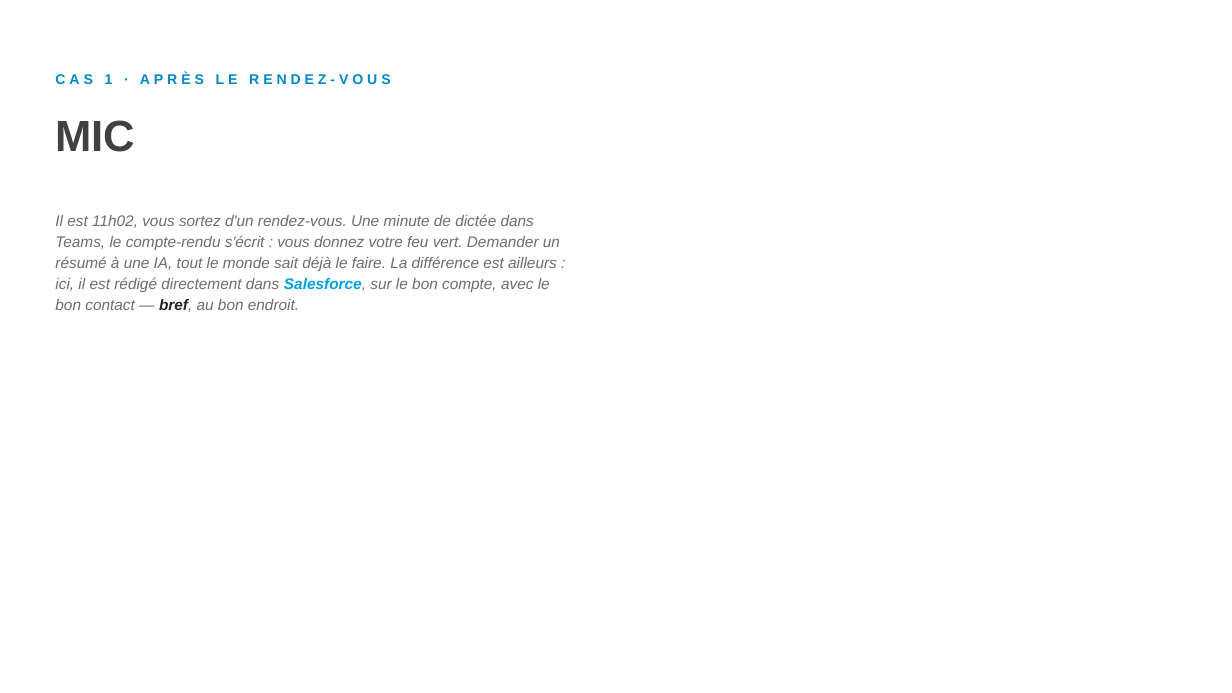
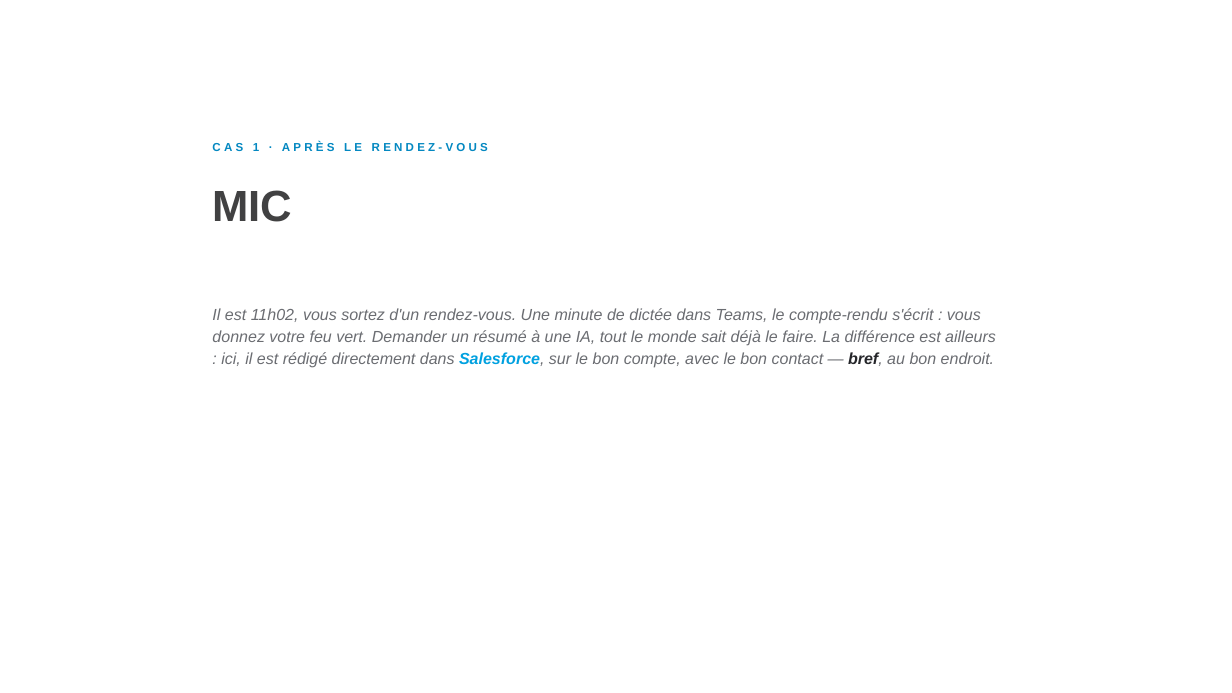
Before and after one commit to felixuniversityca-svg/task-dashboard, a slide deck: slide 17 of LIA-concretement-CC-anime.pptx. Drawn at 1232x693 pixels with LibreOffice and Linux fonts; fonts in the diff are those of the drawing. Boxes give left, top, right and bottom in pixels: in the first picture for what was removed or moved away, otherwise in the second. Text is boxed around its words. In the diff, an @@ line names an element or a change of style, - is before the commit and + after.

```diff
--- a/LIA-concretement-CC-anime.pptx
+++ b/LIA-concretement-CC-anime.pptx
@@ text "CAS 1 · APRÈS LE ...": place and size @@
-text "CAS 1 · APRÈS LE ..." at (55, 72, 390, 84)
+text "CAS 1 · APRÈS LE ..." at (212, 142, 488, 151)
@@ text "CAS 1 · APRÈS LE ..." at (212, 142, 488, 151): size 11 to 9 pt, letter spacing 3 to 2.5 pt @@
@@ text "MIC": place and size @@
-text "MIC" at (55, 120, 135, 152)
+text "MIC" at (212, 190, 292, 222)
@@ text "Il est 11h02, vous sortez ...": place and size @@
-text "Il est 11h02, vous sortez ..." at (55, 214, 560, 312)
+text "Il est 11h02, vous sortez ..." at (212, 308, 996, 368)
@@ text "Il est 11h02, vous sortez ..." at (212, 308, 996, 368): size 12 to 12.5 pt; line spacing 16.5pt to 17pt @@
```
Also in this commit, not shown: 39 other slides changed.
